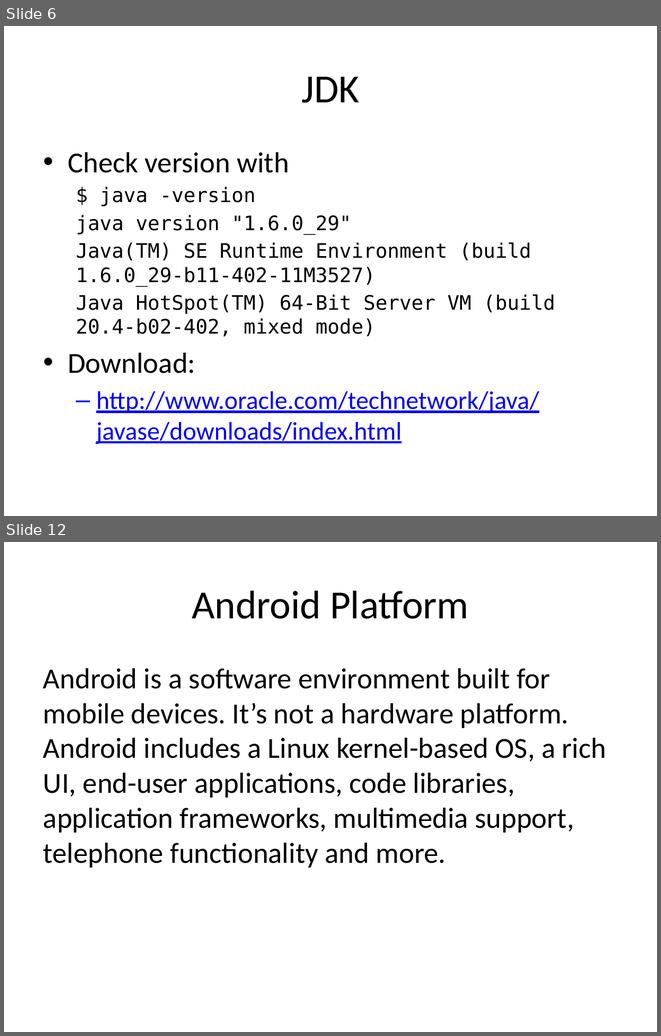
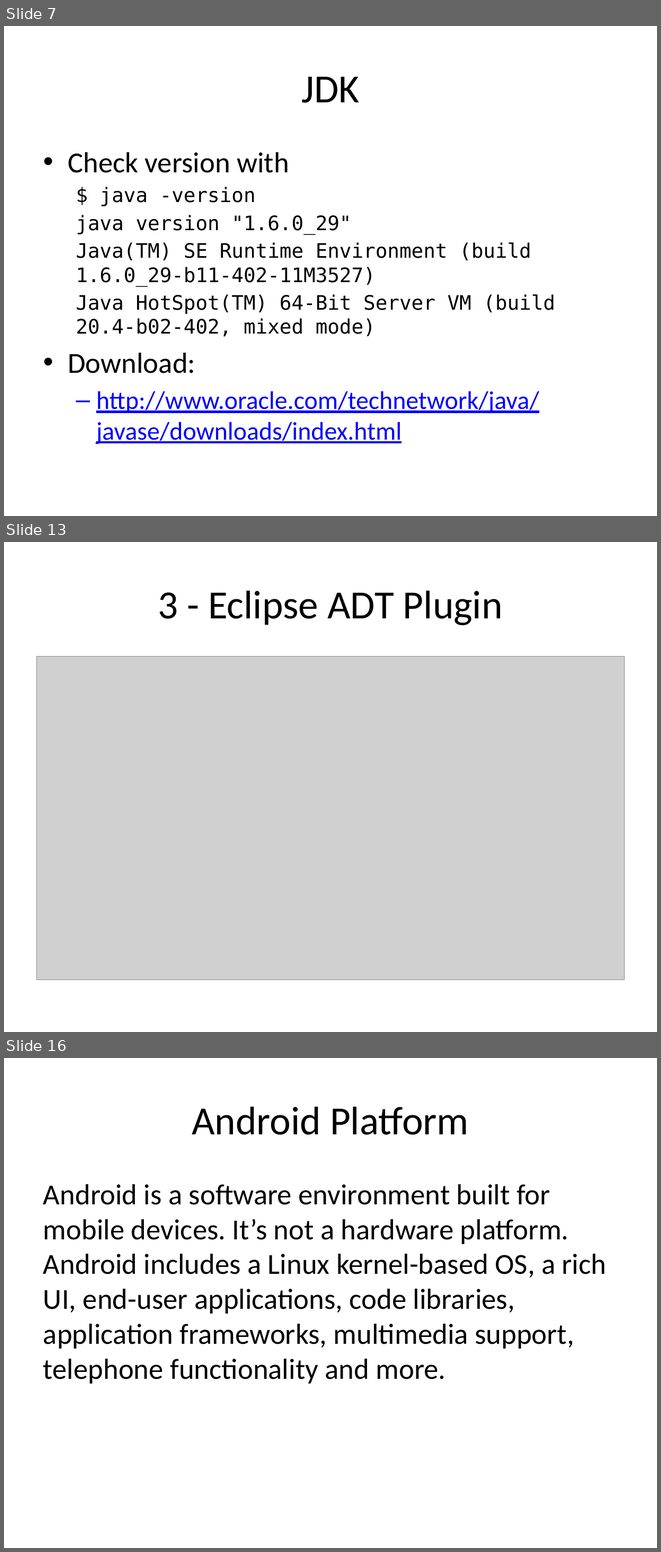
Before and after one commit to chadmaughan/learn-android, a slide deck: android.pptx. Shown one above the other, each under a label of ours: slides 6 and 12 before the commit, slides 7, 13 and 16 after it; the slides between them are not shown. The pictures are 661x1036 and 661x1552 pixels, drawn with LibreOffice and Linux fonts; fonts in the diff are those of the drawing; grey boxes stand for pictures. Boxes give left, top, right and bottom in pixels: in the first picture for what was removed or moved away, otherwise in the second. Text is boxed around its words. In the diff, an @@ line names an element or a change of style, - is before the commit and + after.

```diff
--- a/android.pptx
+++ b/android.pptx
@@ slide 13 added at [4,542,657,1032], background #FFFFFF @@
@@ title added at [158,590,503,625], 44 pt, text #000000 @@
+3 - Eclipse ADT Plugin
@@ picture added at [37,656,624,979] @@
@@ what was slide 6 is now slide 7 @@
@@ what was slide 12 is now slide 16 @@
```
Also in this commit, not shown: 10 slides changed, 3 other slides added, 17 other files.
